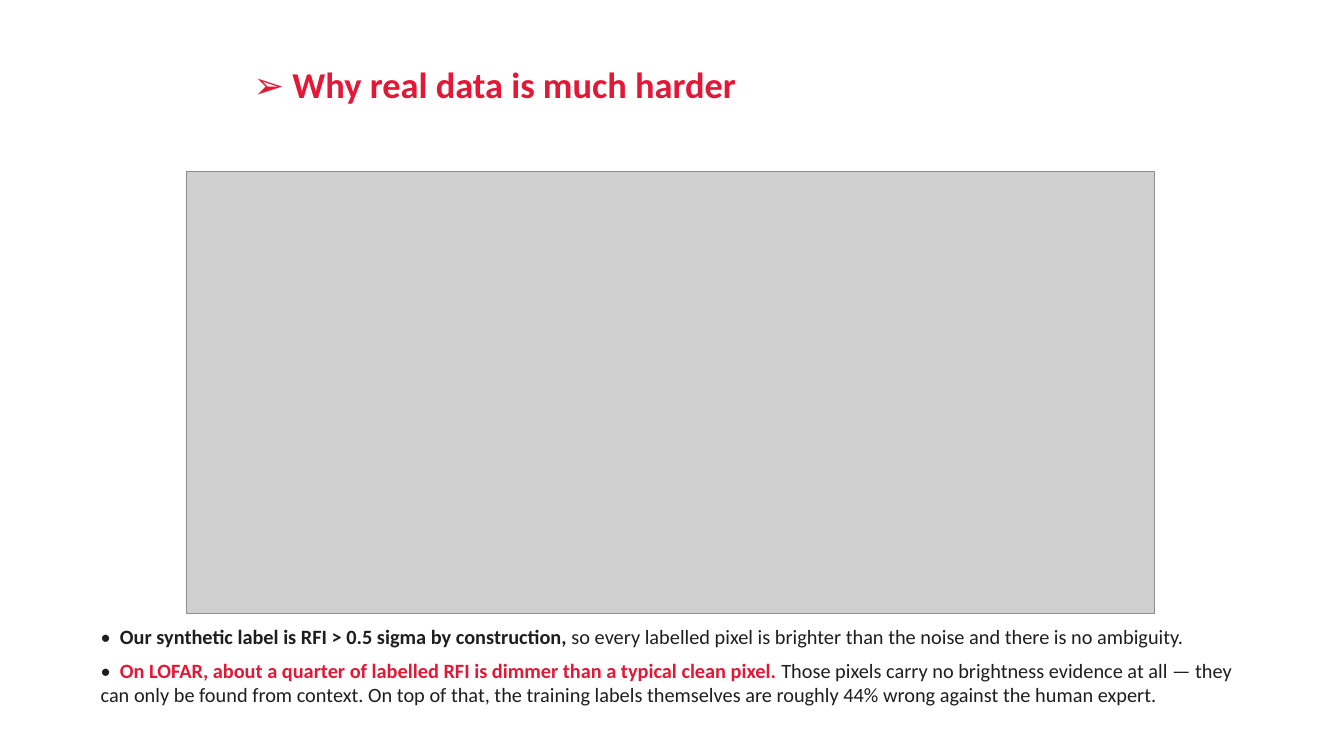
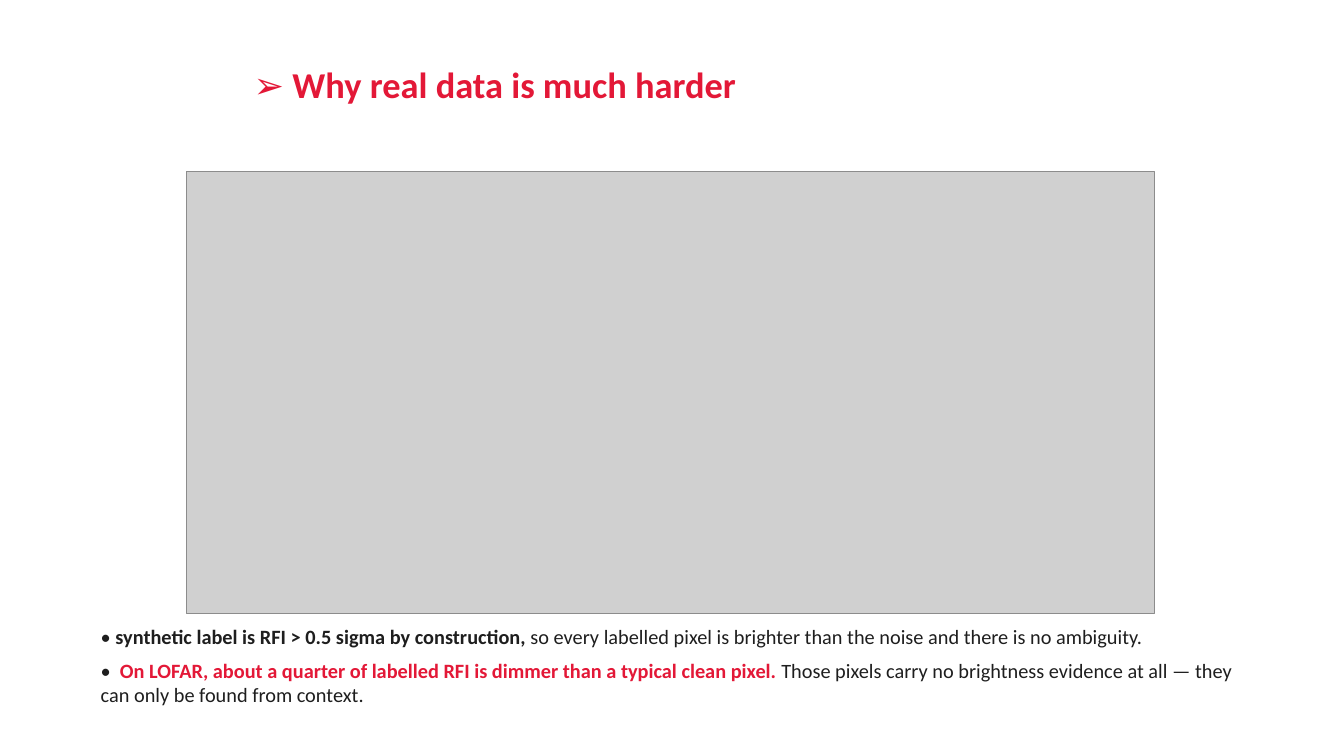
Before and after one commit to RonakSinghRaina/MP, a slide deck: slide 8 of Weekly_Report_Week5_DiL_Lab.pptx (slide 12 before the commit). Drawn at 1344x756 pixels with LibreOffice and Linux fonts; fonts in the diff are those of the drawing; grey boxes stand for pictures; background and template pictures are left out. Boxes give left, top, right and bottom in pixels: in the first picture for what was removed or moved away, otherwise in the second. Text is boxed around its words. In the diff, an @@ line names an element or a change of style, - is before the commit and + after.

```diff
--- a/Weekly_Report_Week5_DiL_Lab.pptx
+++ b/Weekly_Report_Week5_DiL_Lab.pptx
@@ text at (x1=101, y1=629, x2=1232, y2=706): text changed @@
-• Our synthetic label is RFI > 0.5 sigma by construction, so every labelled pixel is brighter than the noise and there is no ambiguity.
-• On LOFAR, about a quarter of labelled RFI is dimmer than a typical clean pixel. Those pixels carry no brightness evidence at all — they can only be found from context. On top of that, the training labels themselves are roughly 44% wrong against the human expert.
+• synthetic label is RFI > 0.5 sigma by construction, so every labelled pixel is brighter than the noise and there is no ambiguity.
+• On LOFAR, about a quarter of labelled RFI is dimmer than a typical clean pixel. Those pixels carry no brightness evidence at all — they can only be found from context.
```
Also in this commit, not shown: 10 other slides changed, 1 slide added, 4 slides removed, 2 other files.
